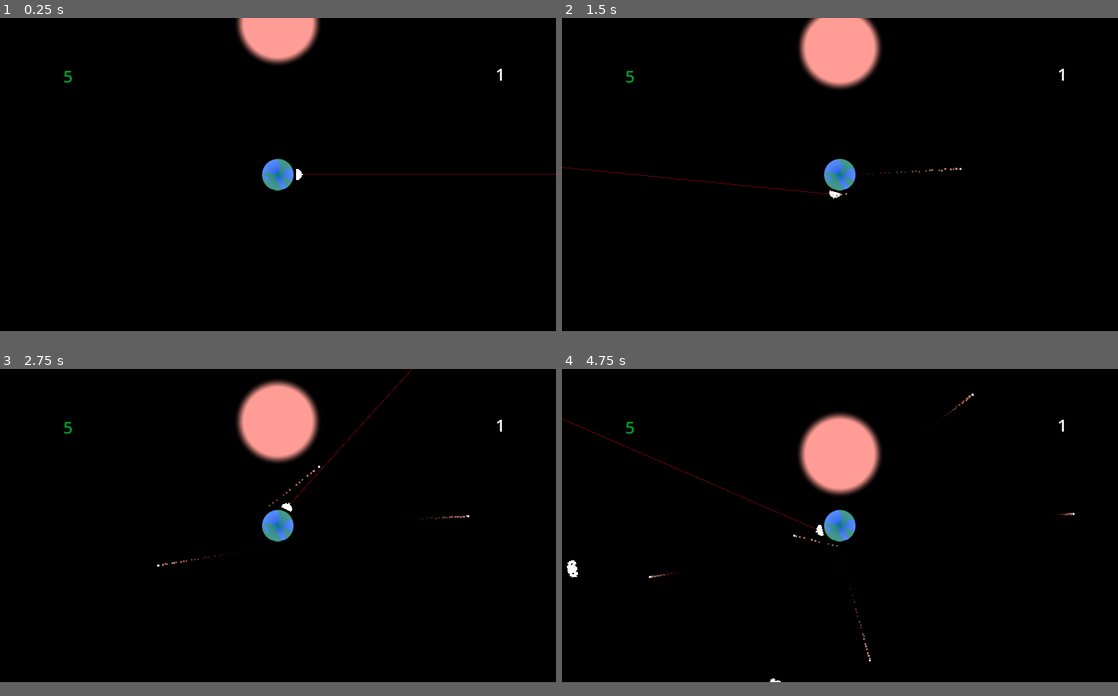
Above: before the commit, frames 1-4 (two rows, left to right).
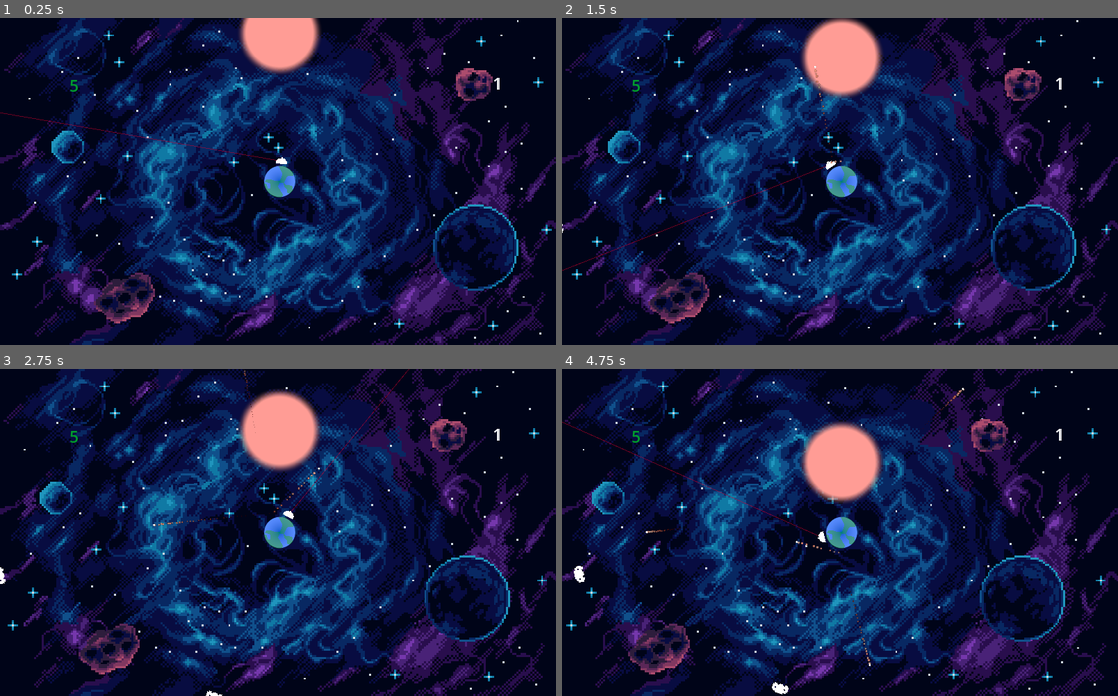
Above: after the commit, the same moments.

Repository: FFAACCUU/Terra-Invader
Game: Godot game, scene res://main.tscn
The game is run twice, just before and just after one commit, with the same random seed, the same clock (stepped at 60 frames per second) and the same inputs. The engine's default icon, where the game draws it, is replaced by a stand-in: a white triangle on a blue panel in a dark square.
Inputs (mouse positions are in pixels of both pictures, inside the frame that each line leads up to):
- Up to frame 1 (0.25 s): no input
- Up to frame 2 (1.5 s): move the mouse to (962, 158) at 0.52 s; press the mouse at (962, 158) at 0.53 s; move the mouse to (728, 191) at 1.27 s; release the mouse at (728, 191) at 1.28 s; click (728, 191) at 1.35 s
- Up to frame 3 (2.75 s): move the mouse to (333, 457) at 2.02 s; press the mouse at (333, 457) at 2.03 s
- Up to frame 4 (4.75 s): move the mouse to (812, 588) at 2.77 s; release the mouse at (812, 588) at 2.78 s; click (812, 588) at 2.85 s; move the mouse to (1006, 571) at 3.52 s; press the mouse at (1006, 571) at 3.53 s; move the mouse to (673, 480) at 4.27 s; release the mouse at (673, 480) at 4.28 s; click (673, 480) at 4.35 s
In our replay, the window is 800x450 before the commit and 800x470 after it. These sizes can differ from the game's own. Grey fills any space a smaller window leaves; there, only what the larger window draws over its background counts as a difference.

The runs differ from the first frame. In frame 1, 57% of the frame differs, in the area x 0-100%, y 0-100%; in frame 2, 56%; in frame 3, 56%; in frame 4, 56%.

Commit message:
Fondo en movimiento
Se agregaron distintas layers en un parallax background y se le asigno a cada una velocidades diferentes para dar una mayor sensación de espacio.

Diff:
--- /dev/null
+++ b/fondo_en_movimiento.gd
@@ -0,0 +1,12 @@
+extends ParallaxBackground
+
+
+# Called when the node enters the scene tree for the first time.
+func _ready() -> void:
+	pass # Replace with function body.
+
+
+# Called every frame. 'delta' is the elapsed time since the previous frame.
+func _process(delta):
+	var velocidad = 10
+	scroll_offset.x -= velocidad * delta
--- a/main.tscn
+++ b/main.tscn
@@ -1,11 +1,18 @@
-[gd_scene load_steps=14 format=3 uid="uid://cy1ooxcfun7ue"]
+[gd_scene load_steps=21 format=3 uid="uid://cy1ooxcfun7ue"]
 
 [ext_resource type="PackedScene" uid="uid://dlkosvyvata8f" path="res://objetos/jugador/player_ship.tscn" id="1_7ulvc"]
 [ext_resource type="Script" path="res://niveles/main.gd" id="1_ekwdi"]
+[ext_resource type="Script" path="res://fondo_en_movimiento.gd" id="2_evtmq"]
 [ext_resource type="Script" path="res://objetos/misc/sun.gd" id="2_f62lb"]
 [ext_resource type="Script" path="res://objetos/misc/round_timer.gd" id="3_8mgf5"]
 [ext_resource type="PackedScene" uid="uid://cm0btgcw44e0l" path="res://objetos/misc/spawner/spawn.tscn" id="3_8s8qt"]
+[ext_resource type="Texture2D" uid="uid://blrlbd2hgfyge" path="res://fondo/FondoAzul.png" id="7_ej1ke"]
+[ext_resource type="Texture2D" uid="uid://b5pwjhj61plex" path="res://fondo/Estrellas.png" id="8_w2lri"]
+[ext_resource type="Texture2D" uid="uid://bi5kjkm1607yi" path="res://fondo/PlanetaChico.png" id="9_dj45x"]
+[ext_resource type="Texture2D" uid="uid://chr02s1616m62" path="res://fondo/Asteroide2.png" id="10_8bsek"]
+[ext_resource type="Texture2D" uid="uid://duywvymwas8oi" path="res://fondo/PlanetaGrande.png" id="11_5cn48"]
 [ext_resource type="PackedScene" uid="uid://kkvcl8tmed31" path="res://ui/menu_mejoras.tscn" id="11_biqr2"]
+[ext_resource type="Texture2D" uid="uid://br0521a2tyj3v" path="res://fondo/Asteroide1.png" id="12_kcwn3"]
 
 [sub_resource type="Gradient" id="Gradient_omyy5"]
 interpolation_mode = 2
@@ -52,8 +59,58 @@
 
 [node name="Main" type="Node2D"]
 process_mode = 1
-position = Vector2(800, 450)
+position = Vector2(821, 480)
 script = ExtResource("1_ekwdi")
+
+[node name="ParallaxBackground" type="ParallaxBackground" parent="."]
+script = ExtResource("2_evtmq")
+
+[node name="ParallaxLayer" type="ParallaxLayer" parent="ParallaxBackground"]
+motion_scale = Vector2(0.1, 0.1)
+motion_mirroring = Vector2(1632, 0)
+
+[node name="FondoAzul" type="Sprite2D" parent="ParallaxBackground/ParallaxLayer"]
+texture = ExtResource("7_ej1ke")
+centered = false
+
+[node name="ParallaxLayer2" type="ParallaxLayer" parent="ParallaxBackground"]
+motion_scale = Vector2(0.5, 0.5)
+motion_mirroring = Vector2(1632, 0)
+
+[node name="Estrellas" type="Sprite2D" parent="ParallaxBackground/ParallaxLayer2"]
+texture = ExtResource("8_w2lri")
+centered = false
+
+[node name="ParallaxLayer3" type="ParallaxLayer" parent="ParallaxBackground"]
+motion_scale = Vector2(1.4, 1.4)
+motion_mirroring = Vector2(1632, 0)
+
+[node name="PlanetaChico" type="Sprite2D" parent="ParallaxBackground/ParallaxLayer3"]
+position = Vector2(203, 379)
+texture = ExtResource("9_dj45x")
+
+[node name="ParallaxLayer4" type="ParallaxLayer" parent="ParallaxBackground"]
+motion_scale = Vector2(3, 3)
+motion_mirroring = Vector2(1632, 0)
+
+[node name="Asteroide2" type="Sprite2D" parent="ParallaxBackground/ParallaxLayer4"]
+position = Vector2(1396, 192)
+texture = ExtResource("10_8bsek")
+
+[node name="ParallaxLayer5" type="ParallaxLayer" parent="ParallaxBackground"]
+motion_mirroring = Vector2(1632, 0)
+
+[node name="PlanetaGrande" type="Sprite2D" parent="ParallaxBackground/ParallaxLayer5"]
+position = Vector2(1396, 671)
+texture = ExtResource("11_5cn48")
+
+[node name="ParallaxLayer6" type="ParallaxLayer" parent="ParallaxBackground"]
+motion_scale = Vector2(1.8, 1.8)
+motion_mirroring = Vector2(1632, 0)
+
+[node name="Asteroide1" type="Sprite2D" parent="ParallaxBackground/ParallaxLayer6"]
+position = Vector2(370, 822)
+texture = ExtResource("12_kcwn3")
 
 [node name="Label" type="Label" parent="."]
 offset_left = 608.0
@@ -108,7 +165,7 @@
 shape = SubResource("CircleShape2D_jj8em")
 
 [node name="spawn" parent="." instance=ExtResource("3_8s8qt")]
-position = Vector2(0, -1)
+position = Vector2(0, 0)
 
 [node name="MenuMejoras" parent="." instance=ExtResource("11_biqr2")]
 process_mode = 3
--- a/project.godot
+++ b/project.godot
@@ -21,8 +21,8 @@
 
 [display]
 
-window/size/viewport_width=1600
-window/size/viewport_height=900
+window/size/viewport_width=1632
+window/size/viewport_height=960
 window/stretch/mode="canvas_items"
 
 [input]
Binary file added: fondo/Asteroide1.png
Not shown, added: fondo/Asteroide1.png.import
Binary file added: fondo/Asteroide2.png
Not shown, added: fondo/Asteroide2.png.import
Binary file added: fondo/Estrellas.png
Not shown, added: fondo/Estrellas.png.import
Binary file added: fondo/FondoAzul.png
Not shown, added: fondo/FondoAzul.png.import
Binary file added: fondo/PlanetaChico.png
Not shown, added: fondo/PlanetaChico.png.import
Binary file added: fondo/PlanetaGrande.png
Not shown, added: fondo/PlanetaGrande.png.import
